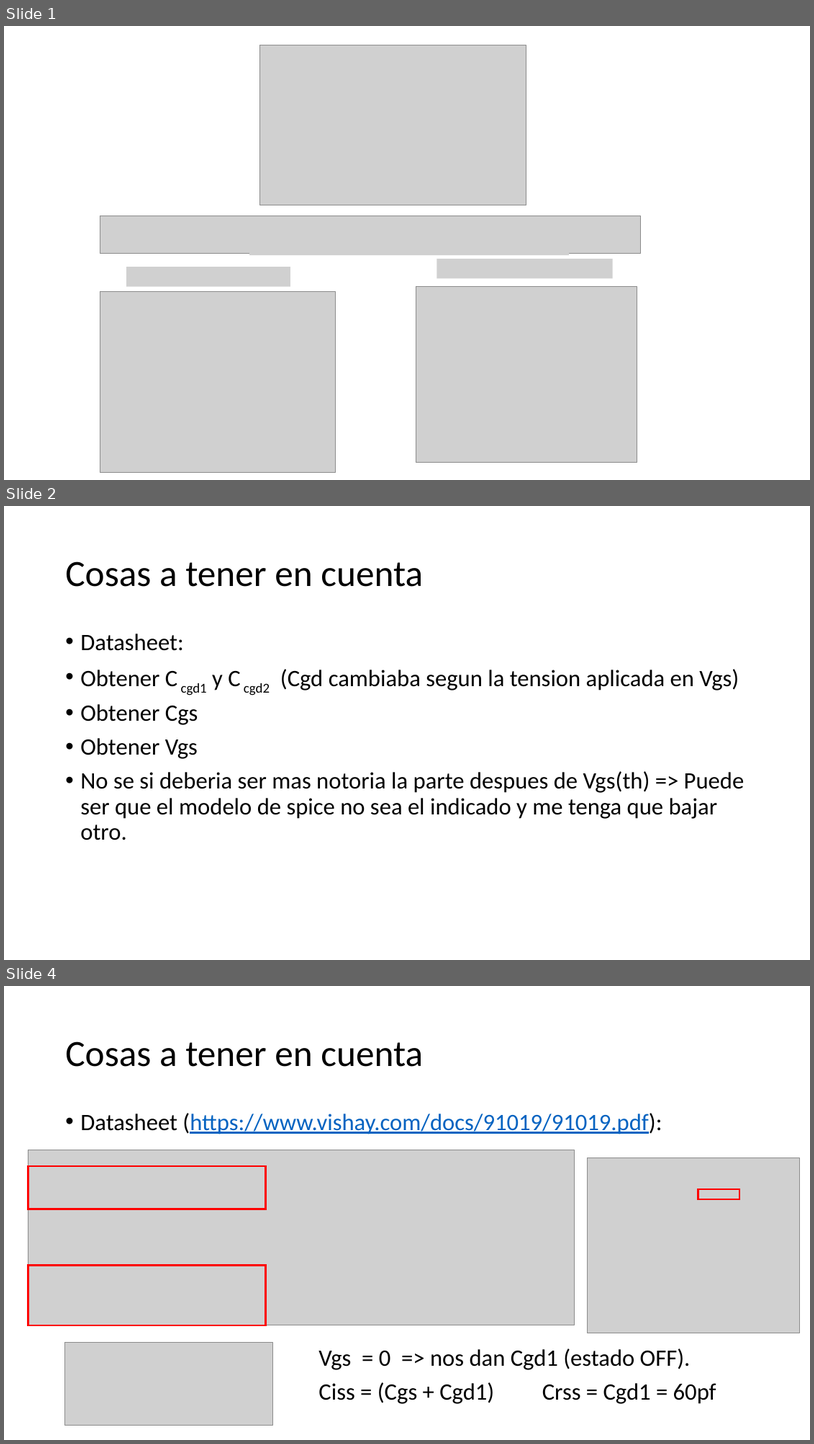
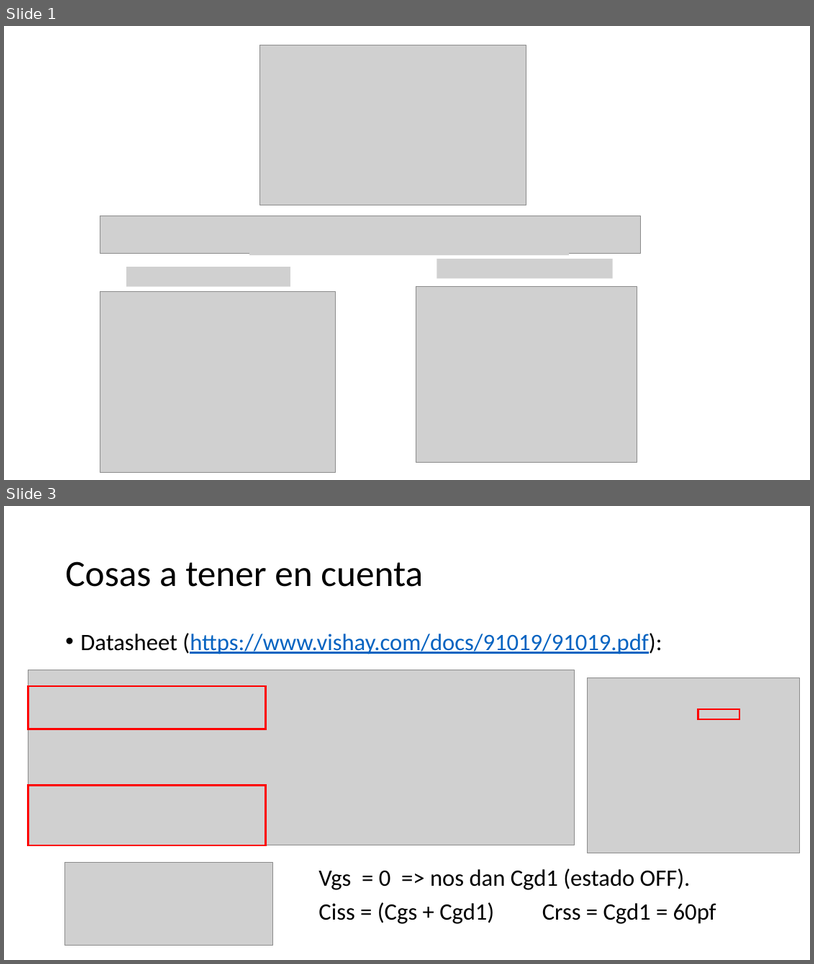
Before and after one commit to jmestanza/potencia, a slide deck: TP1/Ejercicio1/Potencia Ejercicio 1.pptx. Shown one above the other, each under a label of ours: slides 1, 2 and 4 before the commit, slides 1 and 3 after it; the slides between them are not shown. The pictures are 814x1444 and 814x964 pixels, drawn with LibreOffice and Linux fonts; fonts in the diff are those of the drawing; grey boxes stand for pictures. Boxes give left, top, right and bottom in pixels: in the first picture for what was removed or moved away, otherwise in the second. Text is boxed around its words. In the diff, an @@ line names an element or a change of style, - is before the commit and + after.

```diff
--- a/TP1/Ejercicio1/Potencia Ejercicio 1.pptx
+++ b/TP1/Ejercicio1/Potencia Ejercicio 1.pptx
@@ slide 2 removed at [4, 506, 810, 960], background #FFFFFF @@
@@ title removed at [65, 561, 423, 587] @@
-Cosas a tener en cuenta
@@ text removed at [80, 633, 745, 840] @@
-• Datasheet:
-• Obtener C cgd1 y C cgd2 (Cgd cambiaba segun la tension aplicada en Vgs)
-• Obtener Cgs
-• Obtener Vgs
-• No se si deberia ser mas notoria la parte despues de Vgs(th) => Puede ser que el modelo de spice no sea el indicado y me tenga que bajar otro.
@@ what was slide 4 is now slide 3 @@
```
Also in this commit, not shown: 3 slides changed, 10 slides added, 7 other slides removed, 5 other files.
